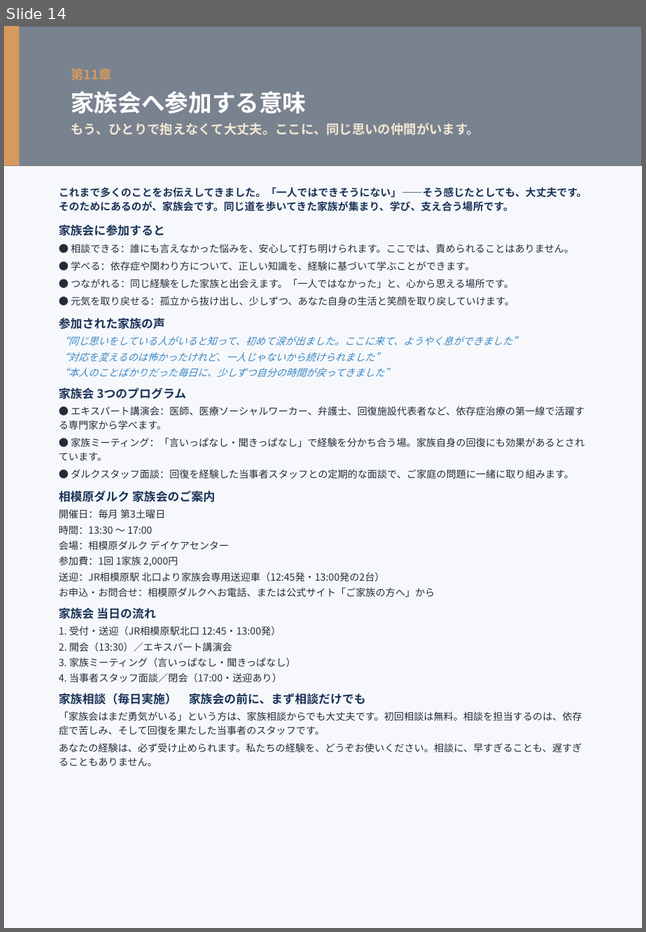
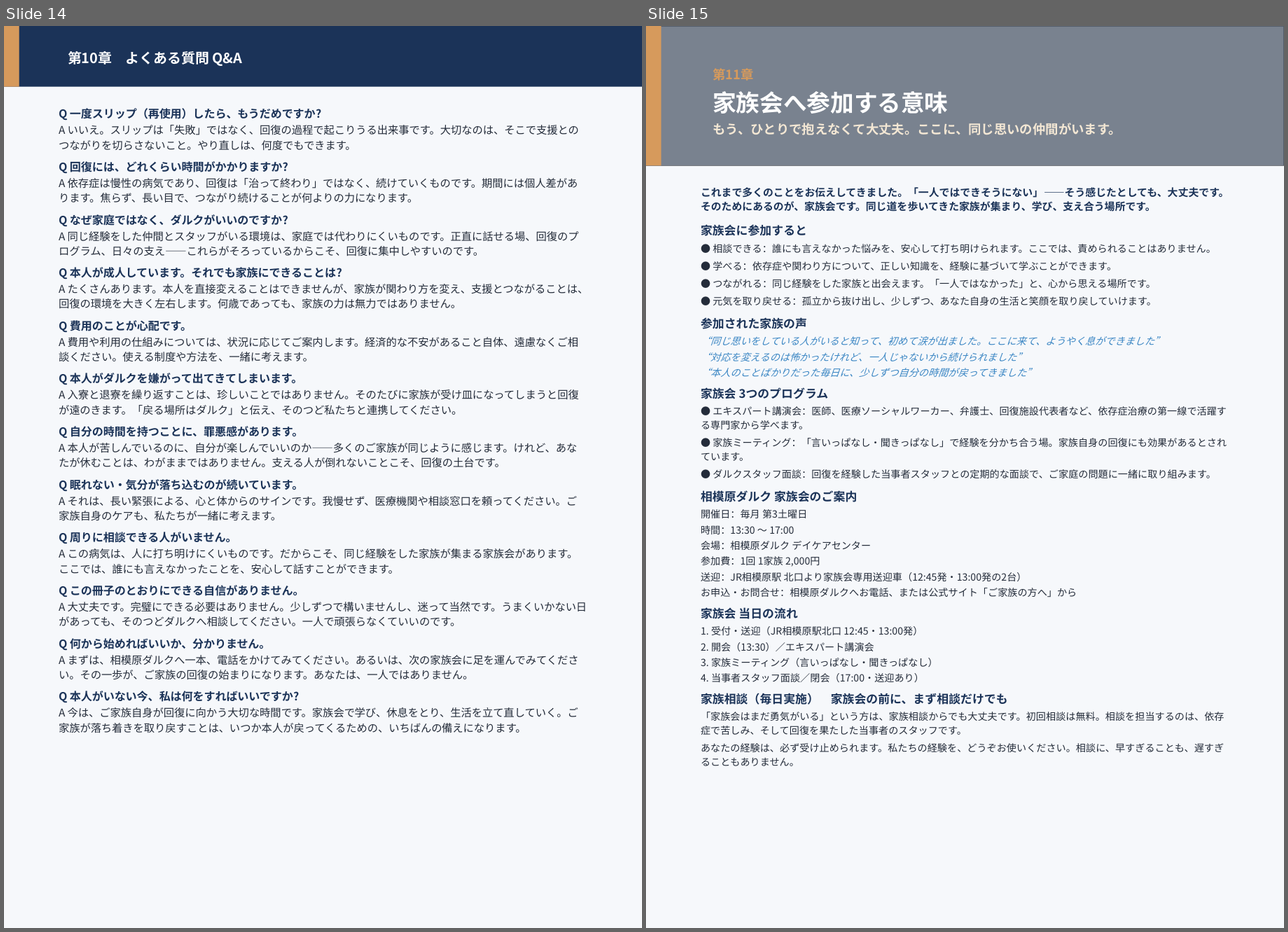
Before and after one commit to hiderock84-sys/darca, a slide deck: public/manual-1page.pptx. Shown side by side, each under a label of ours: slide 14 before the commit, slides 14 and 15 after it. The pictures are 646x932 and 1288x932 pixels, drawn with LibreOffice and Linux fonts; fonts in the diff are those of the drawing; grey boxes stand for pictures. Boxes give left, top, right and bottom in pixels: in the first picture for what was removed or moved away, otherwise in the second. Text is boxed around its words. In the diff, an @@ line names an element or a change of style, - is before the commit and + after.

```diff
--- a/public/manual-1page.pptx
+++ b/public/manual-1page.pptx
@@ slide 14 added at (4,26,642,928), background #FFFFFF @@
@@ rectangle added at (4,26,642,928), fill #F6F8FB @@
@@ rectangle added at (4,26,642,87), fill #1B3358 @@
@@ rectangle added at (4,26,19,87), fill #D69A5C @@
@@ text added at (68,51,242,66), 13 pt, text #FFFFFF, bold @@
+第10章 よくある質問 Q&A
@@ text added at (59,108,588,733), 10 pt, text #242C3A @@
+Q 一度スリップ（再使用）したら、もうだめですか?
+A いいえ。スリップは「失敗」ではなく、回復の過程で起こりうる出来事です。大切なのは、そこで支援とのつながりを切らさないこと。やり直しは、何度でもできます。
+Q 回復には、どれくらい時間がかかりますか?
+A 依存症は慢性の病気であり、回復は「治って終わり」ではなく、続けていくものです。期間には個人差があります。焦らず、長い目で、つながり続けることが何よりの力になります。
+Q なぜ家庭ではなく、ダルクがいいのですか?
+A 同じ経験をした仲間とスタッフがいる環境は、家庭では代わりにくいものです。正直に話せる場、回復のプログラム、日々の支え——これらがそろっているからこそ、回復に集中しやすいのです。
+Q 本人が成人しています。それでも家族にできることは?
+A たくさんあります。本人を直接変えることはできませんが、家族が関わり方を変え、支援とつながることは、回復の環境を大きく左右します。何歳であっても、家族の力は無力ではありません。
+Q 費用のことが心配です。
+A 費用や利用の仕組みについては、状況に応じてご案内します。経済的な不安があること自体、遠慮なくご相談ください。使える制度や方法を、一緒に考えます。
+Q 本人がダルクを嫌がって出てきてしまいます。
+A 入寮と退寮を繰り返すことは、珍しいことではありません。そのたびに家族が受け皿になってしまうと回復が遠のきます。「戻る場所はダルク」と伝え、そのつど私たちと連携してください。
+Q 自分の時間を持つことに、罪悪感があります。
+A 本人が苦しんでいるのに、自分が楽しんでいいのか——多くのご家族が同じように感じます。けれど、あなたが休むことは、わがままではありません。支える人が倒れないことこそ、回復の土台です。
+Q 眠れない・気分が落ち込むのが続いています。
+A それは、長い緊張による、心と体からのサインです。我慢せず、医療機関や相談窓口を頼ってください。ご家族自身のケアも、私たちが一緒に考えます。
+Q 周りに相談できる人がいません。
+A この病気は、人に打ち明けにくいものです。だからこそ、同じ経験をした家族が集まる家族会があります。ここでは、誰にも言えなかったことを、安心して話すことができます。
+Q この冊子のとおりにできる自信がありません。
+A 大丈夫です。完璧にできる必要はありません。少しずつで構いませんし、迷って当然です。うまくいかない日があっても、そのつどダルクへ相談してください。一人で頑張らなくていいのです。
+Q 何から始めればいいか、分かりません。
+A まずは、相模原ダルクへ一本、電話をかけてみてください。あるいは、次の家族会に足を運んでみてください。その一歩が、ご家族の回復の始まりになります。あなたは、一人ではありません。
+Q 本人がいない今、私は何をすればいいですか?
+A 今は、ご家族自身が回復に向かう大切な時間です。家族会で学び、休息をとり、生活を立て直していく。ご家族が落ち着きを取り戻すことは、いつか本人が戻ってくるための、いちばんの備えになります。
@@ what was slide 14 is now slide 15 @@
```
Also in this commit, not shown: 8 slides changed, 2 other files.
